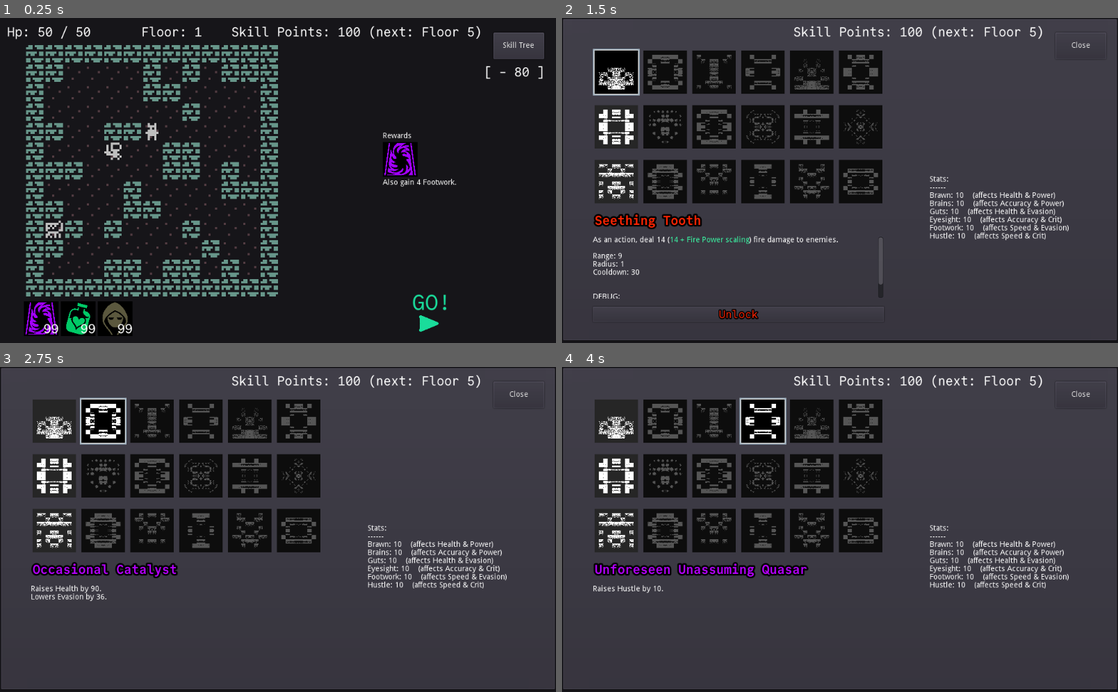
Above: before the commit, frames 1-4 (two rows, left to right).
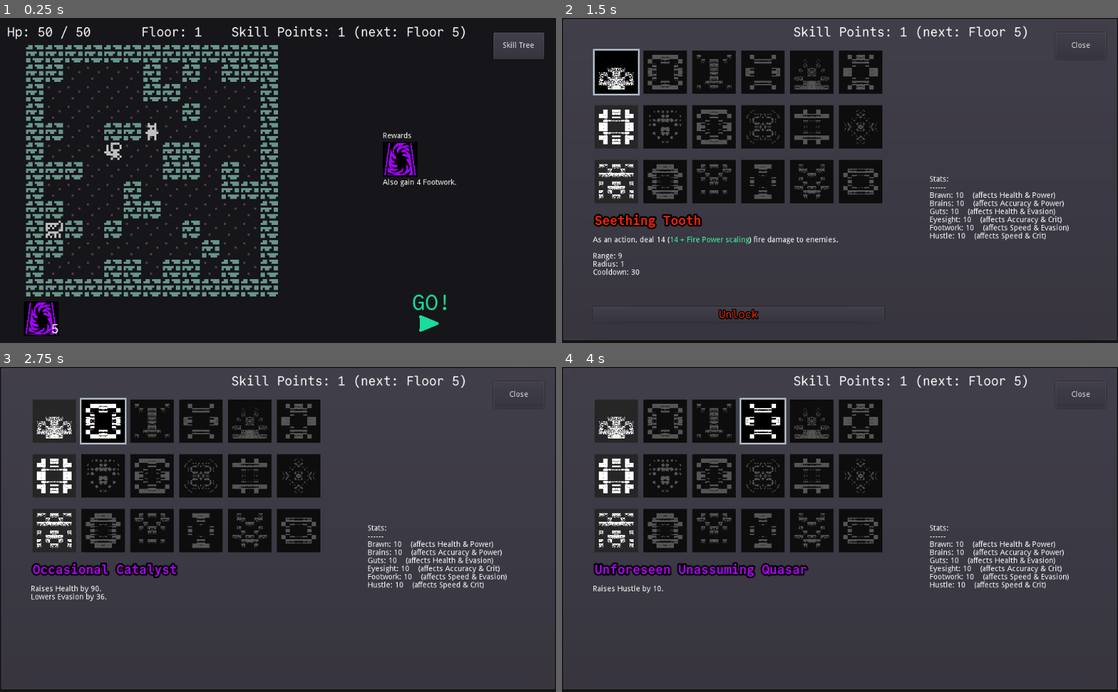
Above: after the commit, the same moments.

Repository: redxaxder/7DRL2024
Game: Godot game, scene res://main.tscn
Two runs of this game, one before a commit and one after it. Both use one fixed random seed, a clock stepped at 60 frames per second and the inputs below.
Inputs (mouse positions are in pixels of both pictures, inside the frame that each line leads up to):
- Up to frame 1 (0.25 s): no input
- Up to frame 2 (1.5 s): click "Skill Tree" at 0.5 s; click (617, 73) at 1.27 s
- Up to frame 3 (2.75 s): click (105, 422) at 2.02 s
- Up to frame 4 (4 s): click (712, 422) at 2.77 s; click (762, 422) at 3.52 s

The runs differ from the first frame. In frame 1, 1.7% of the frame differs, in the area x 7-98%, y 2-98%; in frame 2, 0.4%; in frame 3, 0.4%; in frame 4, 0.4%.

Commit message:
debug mode off

Diff:
--- a/data/Constants.gd
+++ b/data/Constants.gd
@@ -19,4 +19,4 @@
 
 const CLEAR_COLOR: Color = Color(0.086275, 0.082353, 0.098039)
 
-const debug_mode = true
+const debug_mode = false
